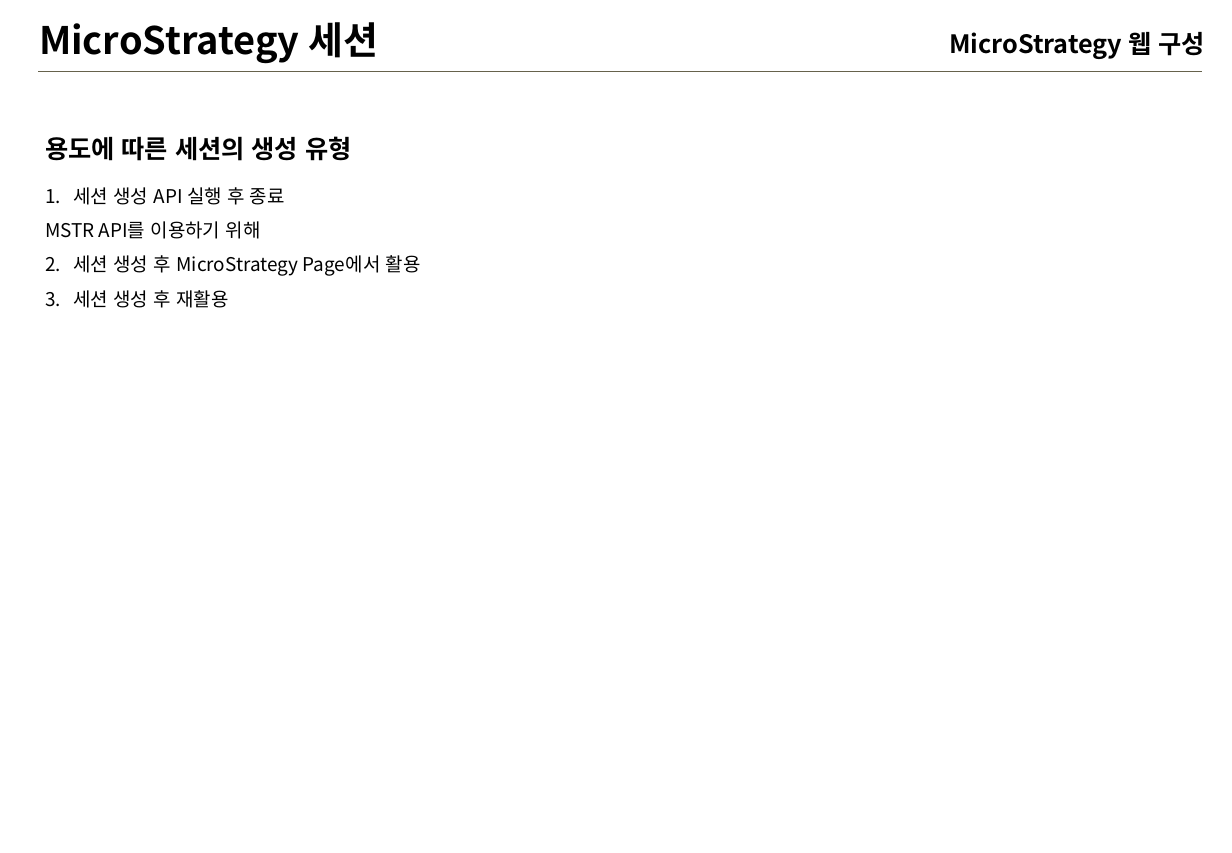
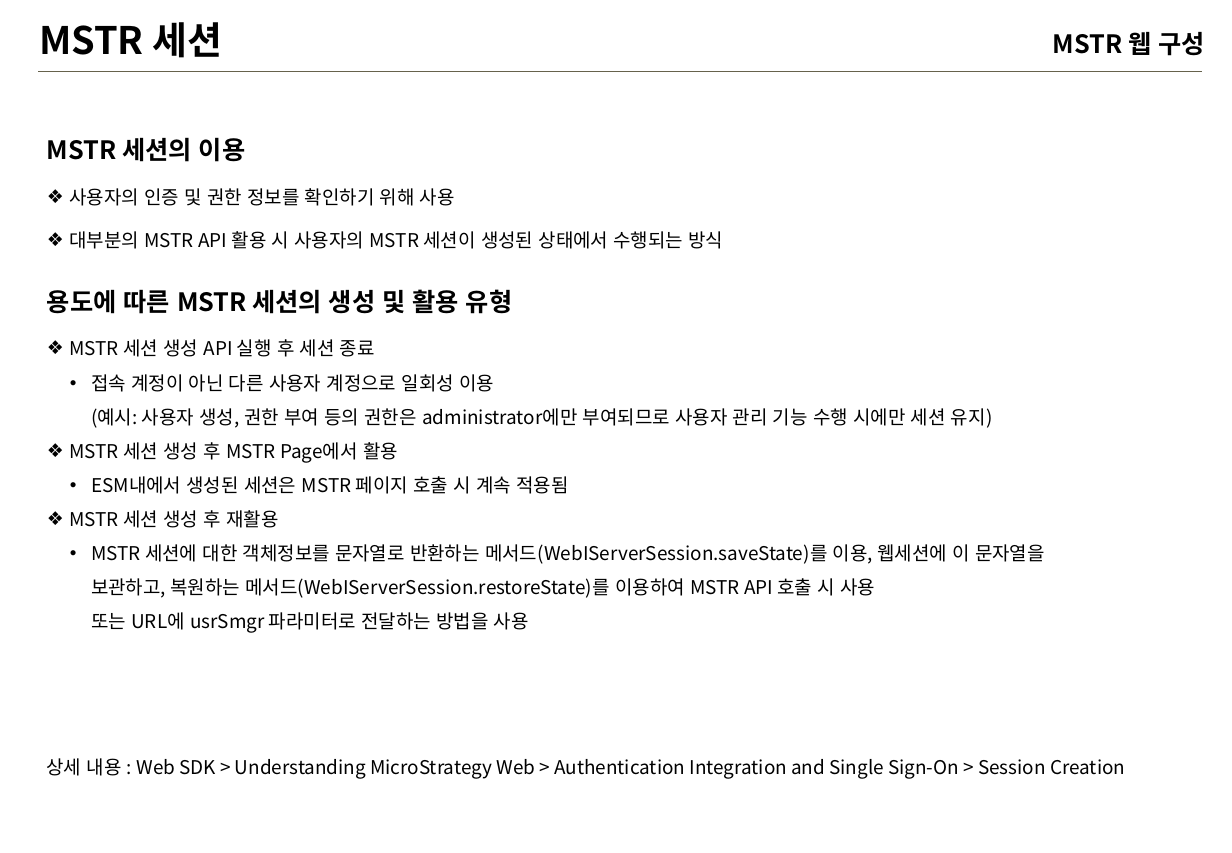
Before and after one commit to iused5/document, a slide deck: slide 9 of MSTR 웹교육/MSTR-웹.pptx. Drawn at 1232x853 pixels with LibreOffice and Linux fonts; fonts in the diff are those of the drawing; background and template pictures are left out. Boxes give left, top, right and bottom in pixels: in the first picture for what was removed or moved away, otherwise in the second. Text is boxed around its words. In the diff, an @@ line names an element or a change of style, - is before the commit and + after.

```diff
--- a/MSTR 웹교육/MSTR-웹.pptx
+++ b/MSTR 웹교육/MSTR-웹.pptx
@@ title at (39,22,222,58): text changed @@
-MicroStrategy 세션
+MSTR 세션
@@ text at (1053,32,1204,56): text changed @@
-MicroStrategy 웹 구성
+MSTR 웹 구성
@@ text at (47,137,1045,633): text changed @@
-용도에 따른 세션의 생성 유형
-1. 세션 생성 API 실행 후 종료
-MSTR API를 이용하기 위해
-1. 세션 생성 후 MicroStrategy Page에서 활용
-2. 세션 생성 후 재활용
+MSTR 세션의 이용
+❖ 사용자의 인증 및 권한 정보를 확인하기 위해 사용
+❖ 대부분의 MSTR API 활용 시 사용자의 MSTR 세션이 생성된 상태에서 수행되는 방식
+용도에 따른 MSTR 세션의 생성 및 활용 유형
+❖ MSTR 세션 생성 API 실행 후 세션 종료
+  • 접속 계정이 아닌 다른 사용자 계정으로 일회성 이용
+    (예시: 사용자 생성, 권한 부여 등의 권한은 administrator에만 부여되므로 사용자 관리 기능 수행 시에만 세션 유지)
+❖ MSTR 세션 생성 후 MSTR Page에서 활용
+  • ESM내에서 생성된 세션은 MSTR 페이지 호출 시 계속 적용됨
+❖ MSTR 세션 생성 후 재활용
+  • MSTR 세션에 대한 객체정보를 문자열로 반환하는 메서드(WebIServerSession.saveState)를 이용, 웹세션에 이 문자열을
+    보관하고, 복원하는 메서드(WebIServerSession.restoreState)를 이용하여 MSTR API 호출 시 사용
+    또는 URL에 usrSmgr 파라미터로 전달하는 방법을 사용
@@ text added at (47,758,1125,779), 12 pt, text #000000 @@
+상세 내용 : Web SDK > Understanding MicroStrategy Web > Authentication Integration and Single Sign-On > Session Creation
```
Also in this commit, not shown: 3 other slides changed, 1 slide added.
